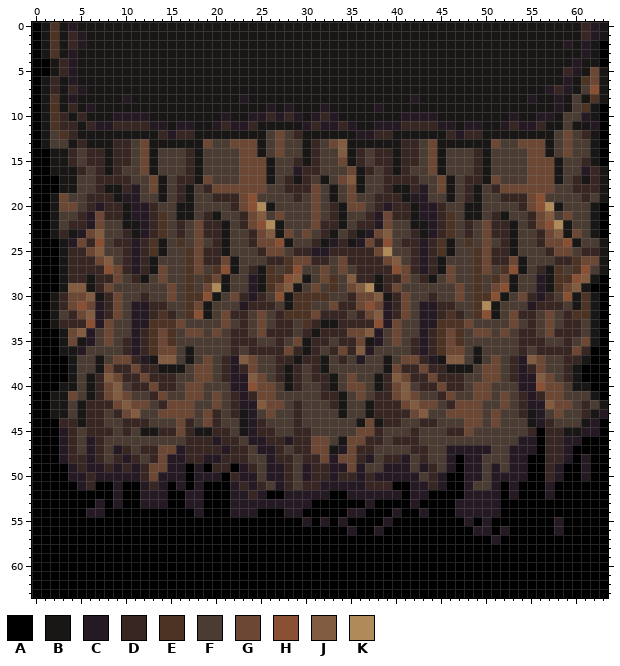
Pixel-art sprite, stored at bonus/assets/wall.png. The picture above is the old version.
The file is 64x64 pixels.
Palette (. is transparent): A #000000  B #191716  C #251923  D #382623  E #4c3324  F #4a3c32  G #6c4834  H #8a5034  J #815c41  K #b08b5a
Pixels before (only the part around the change), first column x 0:
 0 ABEBCBBBBBBBBBBBBBBBBBBBBBBBBBBBBBBBBBBBBBBBBBBBBBBBBBBBBBBBBDCB
 1 ABEBDCBBBBBBBBBBBBBBBBBBBBBBBBBBBBBBBBBBBBBBBBBBBBBBBBBBBBBBBDCB
 2 ABEBDCBBBBBBBBBBBBBBBBBBBBBBBBBBBBBBBBBBBBBBBBBBBBBBBBBBBBBCBCBA
 3 ABEBCBBBBBBBBBBBBBBBBBBBBBBBBBBBBBBBBBBBBBBBBBBBBBBBBBBBBBBBBCBA
 4 AABDCBBBBBBBBBBBBBBBBBBBBBBBBBBBBBBBBBBBBBBBBBBBBBBBBBBBBBBBCBBA
 5 AABDCBBBBBBBBBBBBBBBBBBBBBBBBBBBBBBBBBBBBBBBBBBBBBBBBBBBBBBDCBGB
 6 ABDBCBBBBBBBBBBBBBBBBBBBBBBBBBBBBBBBBBBBBBBBBBBBBBBBBBBBBBBCBEGB
 7 ABDBDCBBBBBBBBBBBBBBBBBBBBBBBBBBBBBBBBBBBBBBBBBBBBBBBBBBBCDCBFHB
 8 ABEBCBBBBBCBBBBBBBBBBBBCBBBBBBBBBBBBBBBBBBCBBBBBBBBBBBBCBBCBFBEB
 9 ABEBDBCBBBBBBBBBBBBBBBBBBBCBCBBBCBBBBBCBBBBBBBBBBBBBBBBBBBCBFEBA
10 ABEDBDBBBCCCCBBBBBBBBCBBCCDCDCBCDCBBBBBBBCCCCBBBBBBBBCBBCCBFFCBA
11 ABEDDBDCCDDDDCCBCCBBCDCCDBBBBBCDCCDCBBCCCDDDDCCBCCBBCDCCDBBFBBCA
12 ABFEDBBBBBBBBBDCDDBBBBBBBBFGFDBBBBBBCCDDBBBBBBDCDDBBBBBBBBFGFDBA
13 ABFFBDBBBDDFGBBBBBBGFFGGGBFGFFBDFGJBBBBBBDDFGBBBBBBGFFGGGBFGFFBA
14 AABBDFDDBDDFGBFFFDBFFFFGGBFGFFBDFFJBDFDDBDDFGBFFFDBFFFFGGBFGFFBA
15 AABBDFDDBDDFGBFFFDBFFFFGGGBFFDBDFFGBDFDDBDDFGBFFFDBFFFFGGGBFFDBA
16 AABBBDFDBDFFGBFFFDBFFFFGGGBFFCDDFFFGBDFDBDFFGBFFFDBFFFFGGGBFFCDB
17 AAABBFFDDDDFFGBFDDBGFFFGGGBFDBDFBFGJBFFDDDDFFGBFDDBGFFFGGGBFDBDB
18 AAABBFFDBBDCFGBFDBFDGGGGGGFFDDDGFBFGBFFDBBDCFGBFDBFDGGGGGGFFDDDB
19 AABGFFDDDBCCFFBFDBFFDDDGHFFFFDFGFBFGFFDDDBCCFFBFDBFFDDDGHFFFFDFB
20 AABGGFDCDDBCCDFFBBFFFFDGHKBFFFFGFDBGGFDCDDBCCDFFBBFFFFDGHKBFFFBA
21 AABFFDCGDDBCCDEFBBFDBFFDGJFGFFFGFDBFFDCGDDBCCDEFBBFDBFFDGJFGFFBA
22 AABFDDCGFFBBCDEFDFGDDBFDGHKBFFFGDDBFDDCGFFBBCDEFDFGDDBFDGHKBFFBA
23 AABDBCGJFFDBCDEFDFGDDBFFDGJBGFGFDBFDBCGJFFDBCDEFDFGDDBFFDGJBGFBA
24 AAABCGDHFDDCDEBFEFGFDBFFDGGHBFFDBCDBCGDHFDDCDEBFEFGFDBFFDGGHBFFB
25 AAABDDGJFFDCDEBFFEGDDBFFFDGGFDDCCDDDDDGKFFDCDEBFFEGDDBFFFDGGFDDB
26 AAABDDDGJFDCDBFFFEGDDGBFFFDDEGGDDFGDDDDGJFDCDBFFFEGDDGBFFFDDEGGB
27 AAABDDDDHGDCDBGFFEGFEHBFDBEFEHFFGFGFDDDDHGDCDBGFFEGFEHBFDBEFEHFB
28 AAABDDBDDGFDBFGFFEFEGBFFCBEEHJBFGEFJDDBDDGFDBFGFFEFEGBFFCBEEHJBA
29 AAABJJBDGFFFFFFGFEFGKBFFCBEGJBFGFEFGJKBDGFFFFFFGFEFGHBFFCBEGJBAA
30 AABDGGJBDGFFDFFGFEEHBFGDCDFHBEEEEFFDGGJBDGFFDFFGFEEHBFGDCDFHBEBA
31 AABDGHGCDGFCCDDFFEGBFFFCDDDFBEEFFGDDGHGCDGFCCDDFFEKBFFFCDDDFBEBA
32 AABFDGJCDGFCCDEDFEHBFGDDFGFDEEEGDDDFDGJCDGFCCDEDFEHBFGDDFGFDEEBA
33 AABDDDHCGFFCCEEEGFFFFGFDFGFDDFEDBBDDDDHCGFFCCEEEGFFFFGFDFGFDDFBA
34 AAABGJCFGFFCDEGEFGGFGFDDFGDDDFDBDDDGGJCFGFFCDEGEFGGFGFDDFGDDDFBA
35 AAABGBCFGFDCDEGEFFFFFFDDDFFDFGBDDFDDGBCFGFDCDEGEFFFFFFDDDFFDFGBA
36 AAABBCFFFFDCDEGGFBFFFFDFDDDDGDBDFDGDJCFFFFDCDEGGFBFFFFDFDDDDGDAA
37 AAAABFFBFGGDCBJJFBFGFDCJGFFDDBDDBFDFCFFBFGGDCBJJFBFGFDCJGFFDDBAA
38 AAAABFFBGDDGDDBBBFGGFDCDGFFDBDFDBFFFFFFBGDDGDDBBBFGGFDCDGFFDBAAA
39 AAAABFBDJGDDGDDDFFGGFDCCJGFDBDFDDBFGFFBDJGDDGDDDFFGGFDCCJGFDBAAA
40 AAABBFBDGJFDDGDDFGGFFFCCHGGFBDFFDBFGGFBDGJFDDGDDFGGFFFCCHGGFBBAA
41 AABBGFBDGJGFFDGFFGGFGFDCDGGFFFFFDDBFGFDDGJGFFDGFFGGFGFDCDGGFFFBA
42 AABBFBDDDGJGGFDGGGFFGFDCCJGGFDFFFDBFFBDDDGJGGFDGGGFFGFDCCJGGFDFB
43 AABBFBDDFDGJFFGGGGFGDFDBCFGFFDFFFFBFFBDDDDGJFFGGGGFGFFDBCFGFFDBC
44 AAADDBDDFFDDDFFFGDFGDFFBCDFFFDFFFFFFBGBDDFFDDFFFGGFGFFFBCDFFFBCA
45 AAACDFDDDFDFBBDDGDBBDDFBCDDFFDDFFFFFGGDFFFDFFFDDGFFFFFFDADDBBCCA
46 AAACDFCDFFFFFFFFFDDDCDDFCCDDCDDGGFBGGDDFDDDFFFFFFFFFFFCCADDCCAAA
47 AAACDFCDFCDFDDGGCDDDDCDDFCCDFDDGGBCGDDFFFFDDFFCCCCCFFCCCADDCAAAA
48 AAACDDCDFDCDFDGCCDDCCDDDFFCDDFDDGCGGDCFDDCFDFFCACCFFFCCAADDCACAA
49 AAAACDCCDCDCDGGCCACADDACDFCCDFCDDCCGCFFCCCFCDFCACCFCFCCAADCAACAA
50 AAAACCDCCCCCDGCCCACCCADCCFCCDFCDDCDDCDCCCCCFDCAACCFCCCCAADCAACAA
51 AAAAACDAACAACDCACACAAACDCDFCDFDDCCCCCDDDAACCDCAACFFCACAAACAAAAAA
52 AAAAAAAAACAACCCAACCAAACCDCAACCCCCAACCCCCCACCAAAACCCCACAAACAAAAAA
53 AAAAAAACACAACCCAACCAAACCCCCCCCCAAAAAACAAAACAAAACCCCCAAAAAAAAAAAA
54 AAAAAACCAAAAAAAAAACAAACCCAAACCAAAAACCAAACAACAAACCCCCAAAAAAAAAAAA
55 AAAAAAAAAAAAAAAAAAAAAAAAAAAAAACACACAAAACAAAAAAAACACAAAAAAACAAAAA
56 AAAAAAAAAAAAAAAAAAAAAAAAAAAAAAAAAAACAACAAAAAAAAAACCACAAAAACAAAAA
57 AAAAAAAAAAAAAAAAAAAAAAAAAAAAAAAAAAAAAAAAAAAAAAAAAAACAAAAAAAAAAAA
58 AAAAAAAAAAAAAAAAAAAAAAAAAAAAAAAAAAAAAAAAAAAAAAAAAAAAAAAAAAAAAAAA
59 AAAAAAAAAAAAAAAAAAAAAAAAAAAAAAAAAAAAAAAAAAAAAAAAAAAAAAAAAAAAAAAA
60 AAAAAAAAAAAAAAAAAAAAAAAAAAAAAAAAAAAAAAAAAAAAAAAAAAAAAAAAAAAAAAAA
61 AAAAAAAAAAAAAAAAAAAAAAAAAAAAAAAAAAAAAAAAAAAAAAAAAAAAAAAAAAAAAAAA
62 AAAAAAAAAAAAAAAAAAAAAAAAAAAAAAAAAAAAAAAAAAAAAAAAAAAAAAAAAAAAAAAA
63 AAAAAAAAAAAAAAAAAAAAAAAAAAAAAAAAAAAAAAAAAAAAAAAAAAAAAAAAAAAAAAAA
The result:
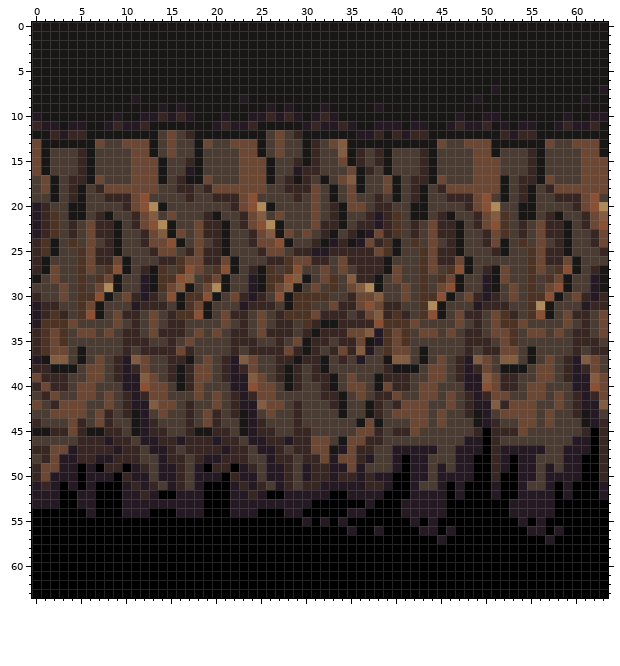
Diff:
Changed rows in their new state; - is an unchanged pixel.
first column x 0:
 0 B-B-B--------------------------------------------------------BB-
 1 B-B-BB-------------------------------------------------------BB-
 2 B-B-BB-----------------------------------------------------B-B-B
 3 B-B-B--------------------------------------------------------B-B
 4 BB-BB-------------------------------------------------------B--B
 5 BB-BB------------------------------------------------------BB-B-
 6 B-B-B------------------------------------------------------B-BB-
 7 B-B-BB---------------------------------------------C-----BBB-BBC
 8 B-B-B-----BC------------------------------B------C-----B--B-BCB-
 9 B-B-B-B-------C-C-----------------------------------------B-BB-B
10 C-BB-B----BB-CDCDC-----------------------BBBB--C--CC-B--BB-CBBCC
11 DCCBCCBB--CC-BB-BB-----------------------BCCBB-D--D--B--B-CDCCDB
12 B-DC-D--------FGF----------------------BDCDD--BBBB--DCDD--BBBB-B
13 G-BB-B-GFFGG--FGFF-----------------------BBBBGFFGGGBBBBBBG-FGGGB
14 GBFFFDBFFFFG---G-F---------------------BFFFDBF---GGB---DBF-F-GGB
15 GBFFFDBFFFFG-GB------------------------BFFFDBF---GGG---DBFF--GGG
16 GBFFF-BFFF-G-GB--C---------------------BFF-DBF---GGG---DBFF--GGG
17 FGBFDDBGFFFGG----B---------------------GBF-DB-F-FGG-B-DDB-F-FGGG
18 FGBFDB--GGGGG-F--D---------------------G-F-B-DGGGGGGBFDBFDGGGGGG
19 FF-FDBFF-DDGH-F-FD---------------------FBFDB--DD-GH-BF-BF-DDDGHF
20 CDFFBBFFFFDGHKB-FF---------------------DFF-BFF--DGHK--BBFFF-DGHK
21 CDE-BBFDBFFDGJFGFF---------------------DEF-BF-B-FDGJE-BBFDBF-DGJ
22 CDE--FGDDBFDGHKBF----------------------DE-DFG-DBFD-HEFDF-DD--DGH
23 CDEFDF-DDBFFDGJBG----------------------DE--FG-DBF-DGEFD-GDD-F-DG
24 DEBFEFGFDBFF-GGHB----------------------EBFEFGFDBF-DGBFE-GFDBF-DG
25 DEBFFE-DDBFFFDGG-D---------------------EB-FEGDDB-FF-BF-EG-DB-FFD
26 DBFFFEGDDGBFFFDDEG---------------------BF-FEGDDGBFFFFFFEGD-GBFFF
27 DBGFFEGFEHBF--E-EH---------------------BGFFEGFEHBFDBGFFEGF-HBFD-
28 BFGFFEFEGB-FCBEEHJ---------------------FGF-EFE-B-FCB-F-EFEGBFFCB
29 FFFGFEFGKB--CBE-JB---------------------FFG-E-GHB-FCBFG-EFGHBFFCB
30 DFFGFEEHBFGDCD-HB----------------------FF--EEHBFGDCDFGFEEHBFGDCD
31 CDDFFE-BFF--D---B----------------------D-F-EKBF--CDDD--EKBF-FCDD
32 CDEDFEHBF-DDFGF-E----------------------DED-EHBFGDDFGEDFEHB-GDDFG
33 CEEEGFFFFG-DFGFDD----------------------EEEGFFFFGFD-GEEGF-F-GFDFG
34 DEGEFGG---DDFGDDDF---------------------E-E-GGF-FDDFG-EFGGFGF-DFG
35 DEGEFFF-F--D-FFD-G---------------------E-EFFFFFFDDD-GEFFF--FDDDF
36 DEGGFB-----F-DDDGD---------------------EGGFBFFFFDFDDGGFBFFFFDFDD
37 CBJJFB-G-DCJGFFDD-----------------------JJFBFGFDCJGFJJFBFG--CJGF
38 DDBB--GGF-CDGFFD-D---------------------DBBBFGGFDCD-FBBBF-G--CDGF
39 GDDDF-GGFDCCJGF-BD----------------------DDFF-GF-CCJ-D-FFG---CCJG
40 DGDDFGGFFFCCH-GFBD---------------------GDD-GGFFFCCHGDDFGGFF-CCHG
41 FDGFFGGF-FDCDG---F-----------------------FFGGF--DCDG--FGGF--DCDG
42 GFDGGGFFGFDCCJG-FD---------------------F--G-F-GFDCCJDGGGFF-FDCCJ
43 FFGGGGFGDFDBC--FFD---------------------FGG-G-GFFDBCFGGGGFGF-DBCF
44 DFFFGDFGD-FBCD--F----------------------FF-GGFG--FBCD--GGFG-----D
45 BBDDGDBB-DFBCD-FF-----------------------DDG---FFFDADDDGFFFFFFDAD
46 FFFFFDD-CDD-CCDDC-----------------------FFF-----CCAD--FFFFFF-C-D
47 DDGGCDD-D--DFCCDF-----------------------CCCCC-F---ADC---CFF-CC-D
48 FDG-C-DCC-D--FCDDF---------------------FCACC--FC-AADCA-CFFF-CA-D
49 DGGC-A-A-DA--FC-DF---------------------F-AC-FCFC-AADCA-CFCFCCA-D
50 DGCC-AC--AD-CF--DF----------------------AA-CF-CC-AADAA-CFC-CCA-D
51 CDC-CAC--ACD--FCDF---------------------C---FF--CAAA--ACFF--C---C
52 CCC--CC--ACCD-A-C----------------------AA---CC-CAAA--ACCC--C---C
53 CCC--CCA-ACC---CC------------------------C-CCC-AAAAA-CCCCC------
54 -------A--CCC---CC----------------------ACC-CC-AAAAA-CCCCC------
55 ---------------------------------------A--C-C---A-A---C-C-A-----
56 -------------------------------------------CC-C--AA-A--CC-------
57 ---------------------------------------------C-----A-----C------
Changed places in both pictures, as pixel boxes (x1, y1, x2, y2):
changed: (32, 22, 194, 517)
changed: (383, 22, 608, 544)
